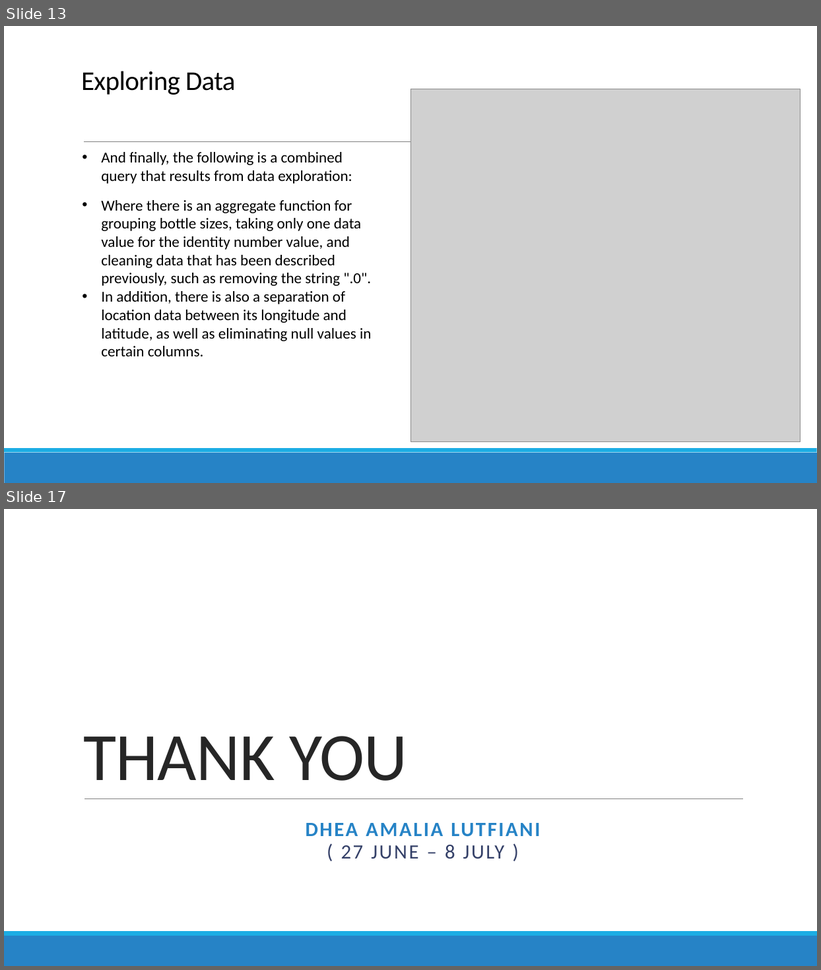
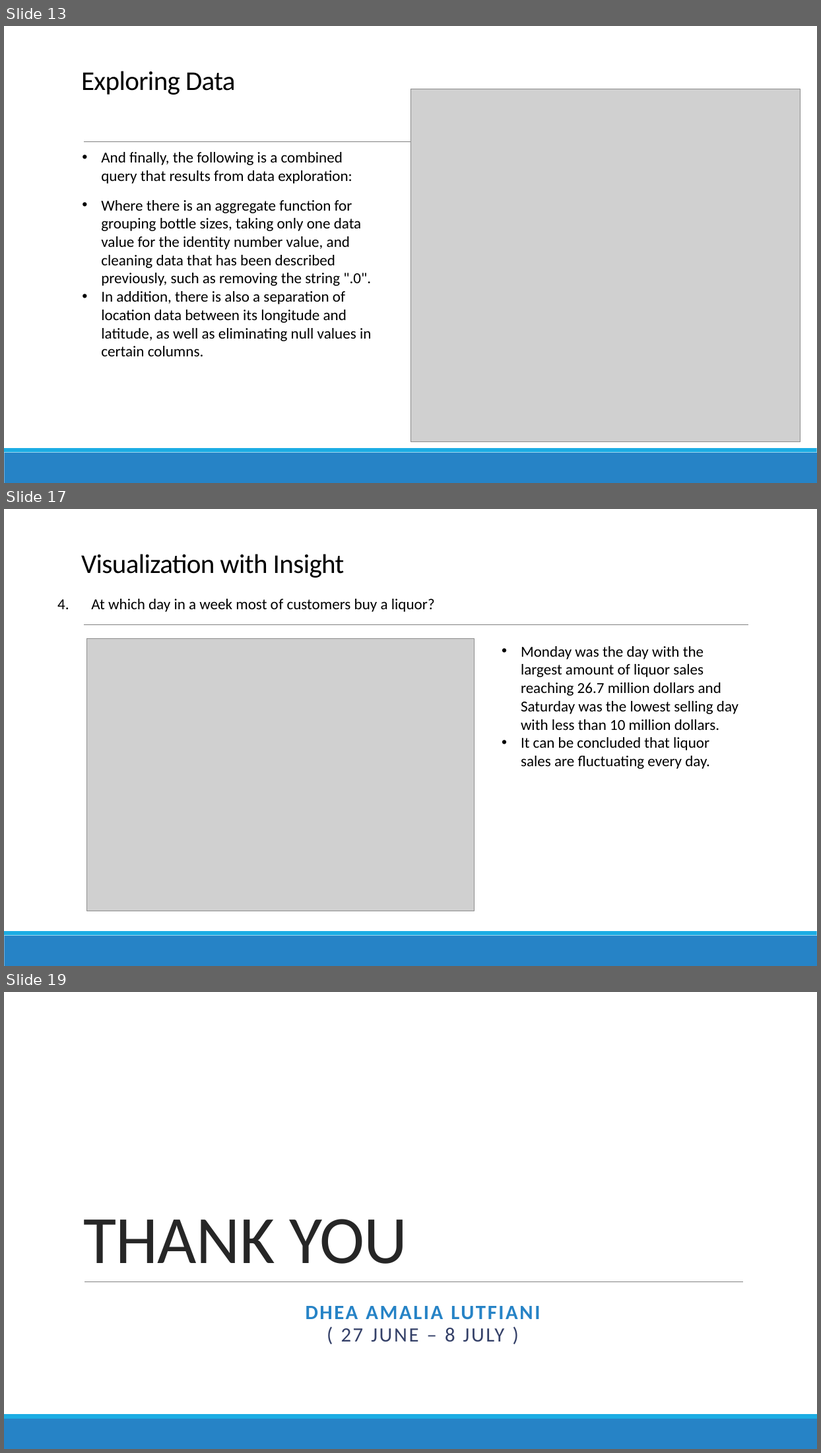
Before and after one commit to damalialutfiani/Iowa-Liquor-Sales-Project, a slide deck: Iowa-Liquor-Sales-Project.pptx. Shown one above the other, each under a label of ours: slides 13 and 17 before the commit, slides 13, 17 and 19 after it; the slides between them are not shown. The pictures are 821x970 and 821x1453 pixels, drawn with LibreOffice and Linux fonts; fonts in the diff are those of the drawing; grey boxes stand for pictures. Boxes give left, top, right and bottom in pixels: in the first picture for what was removed or moved away, otherwise in the second. Text is boxed around its words. In the diff, an @@ line names an element or a change of style, - is before the commit and + after.

```diff
--- a/Iowa-Liquor-Sales-Project.pptx
+++ b/Iowa-Liquor-Sales-Project.pptx
@@ slide 17 added at (4,509,817,966), background #FFFFFF; not listed: 3 template elements that a slide beside it also shows @@
@@ title added at (81,554,345,578), 32 pt, text #000000 @@
+Visualization with Insight
@@ text added at (57,599,435,612), 18 pt, text #000000 @@
+4. At which day in a week most of customers buy a liquor?
@@ picture added at (87,639,475,912) @@
@@ text added at (521,646,739,769), 18 pt, text #000000 @@
+• Monday was the day with the largest amount of liquor sales reaching 26.7 million dollars and Saturday was the lowest selling day with less than 10 million dollars.
+• It can be concluded that liquor sales are fluctuating every day.
@@ what was slide 17 is now slide 19 @@
```
Also in this commit, not shown: 3 slides changed, 1 other slide added.
